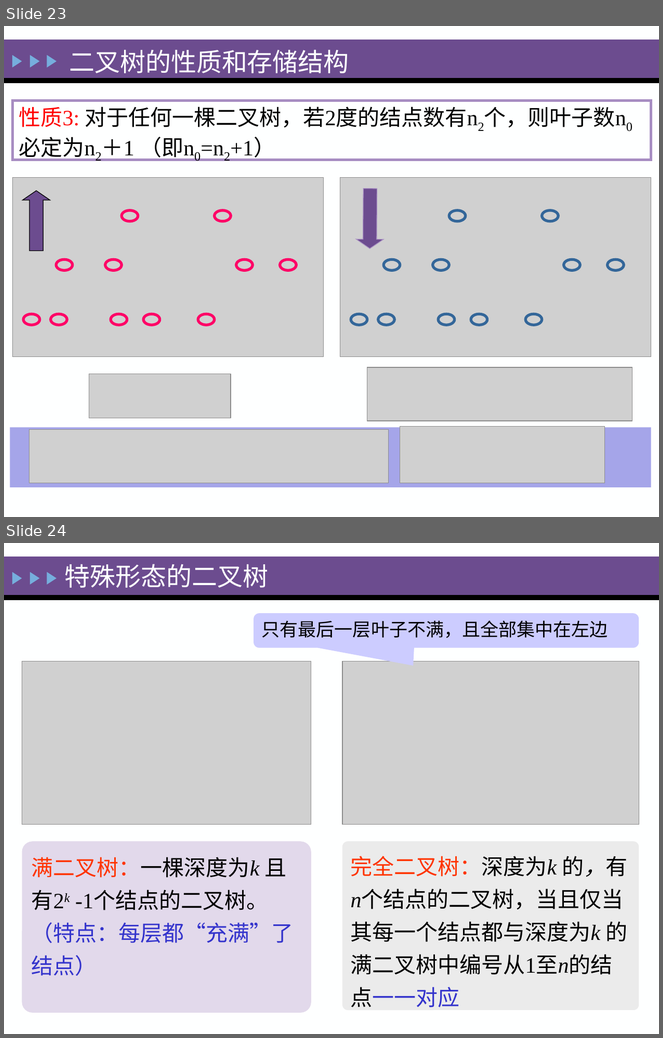
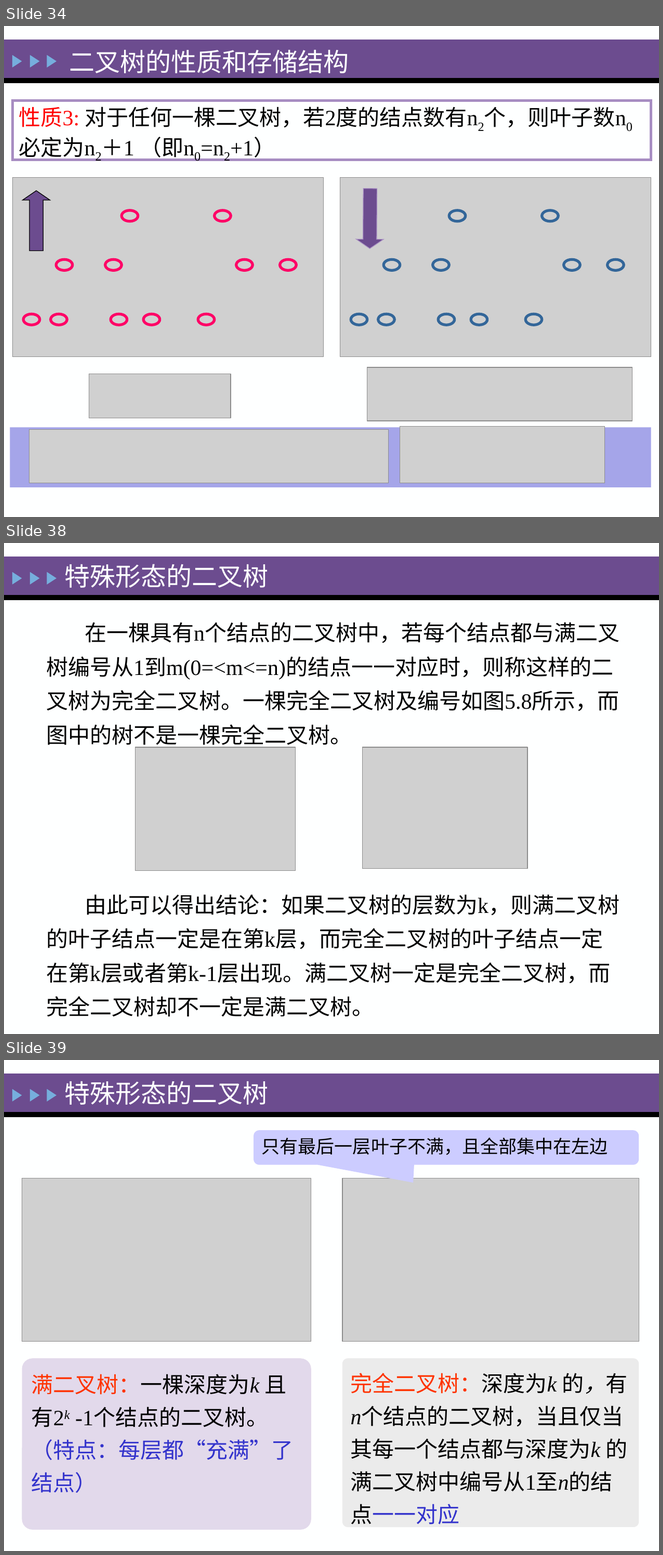
Before and after one commit to zeemeil/zeemeil.github.io, a slide deck: files/2025_1_DS/0402_DS_Tree.pptx. Shown one above the other, each under a label of ours: slides 23 and 24 before the commit, slides 34, 38 and 39 after it; the slides between them are not shown. The pictures are 663x1038 and 663x1555 pixels, drawn with LibreOffice and Linux fonts; fonts in the diff are those of the drawing; grey boxes stand for pictures. Boxes give left, top, right and bottom in pixels: in the first picture for what was removed or moved away, otherwise in the second. Text is boxed around its words. In the diff, an @@ line names an element or a change of style, - is before the commit and + after.

```diff
--- a/files/2025_1_DS/0402_DS_Tree.pptx
+++ b/files/2025_1_DS/0402_DS_Tree.pptx
@@ slide 38 added at bbox=[4, 543, 659, 1034], background #FEFFFF; not listed: 5 template elements that a slide beside it also shows @@
@@ text added at bbox=[65, 564, 268, 588], 28 pt, text #FEFFFF @@
+特殊形态的二叉树
@@ text added at bbox=[46, 622, 620, 984], 24 pt, text #000000 @@
+在一棵具有n个结点的二叉树中，若每个结点都与满二叉树编号从1到m(0=<m<=n)的结点一一对应时，则称这样的二叉树为完全二叉树。一棵完全二叉树及编号如图5.8所示，而图中的树不是一棵完全二叉树。
+由此可以得出结论：如果二叉树的层数为k，则满二叉树的叶子结点一定是在第k层，而完全二叉树的叶子结点一定在第k层或者第k-1层出现。满二叉树一定是完全二叉树，而完全二叉树却不一定是满二叉树。
@@ picture added at bbox=[136, 747, 296, 871] @@
@@ picture added at bbox=[362, 747, 528, 869] @@
@@ what was slide 23 is now slide 34 @@
@@ what was slide 24 is now slide 39 @@
```
Also in this commit, not shown: 2 slides changed, 37 other slides added, 7 other files.
